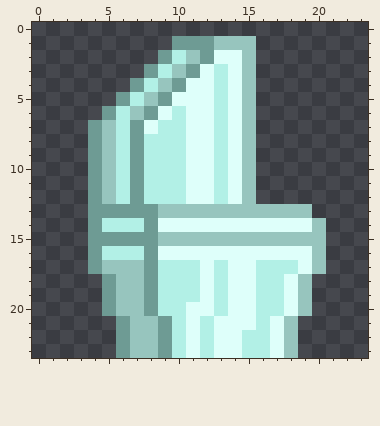
A pixel-art sprite gets an edit: tiledimages/prekursorracekrakoth_misc/atprk_noolithchair.png. The picture above was drawn from the file before the commit.
The file is 24x24 pixels.
After:
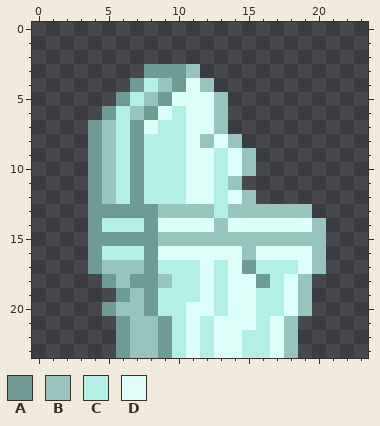
Palette (. is transparent): A #6e9b94  B #97c5be  C #b2f0e6  D #defffa
What changed:
@@ x 3..18 @@
  0 ................
- 1 .......AAABBB...
- 2 ......ACBADDB...
- 3 .....ACBADCDB...
- 4 ....ACBADDCDB...
- 5 ...ACBADDDCDB...
- 6 ..ACBADCDDCDB...
- 7 .ABCADCCDDCDB...
- 8 .ABCACCCDDCDB...
+ 1 ................
+ 2 ................
+ 3 .....AAAB.......
+ 4 ....ACBADB......
+ 5 ...ACBADDDB.....
+ 6 ..ACBADCDDB.....
+ 7 .ABCADCCDDB.....
+ 8 .ABCACCCDBDB....
  9 .ABCACCCDDCDB...
 10 .ABCACCCDDCDB...
-11 .ABCACCCDDCDB...
+11 .ABCACCCDDCB....
 12 .ABCACCCDDCDB...
-13 .AAAAABBBBBBBBBB
-14 .ACCCADDDDDDDDDD
+13 .AAAAABBBBCBBBBB
+14 .ACCCADDDDBDDDDD
 15 .AAAAABBBBBBBBBB
-16 .ACCCADDDDDDDDDD
-17 .ABBBACCCDCDDCCC
-18 ..ABBACCCDCDDCCD
-19 ..ABBACCCDCDDCCD
+16 .ACCCADDDDDDBDDD
+17 .ABBBACCCDCDACCC
+18 ..ABAABCCDCDDACD
+19 ...ABACCCDCDDCCD
 20 ..ABBACCDDCDDCCD
Boxes around the changes in both pictures, in picture pixels (x1, y1, x2, y2):
changed: (102, 36, 270, 302)
